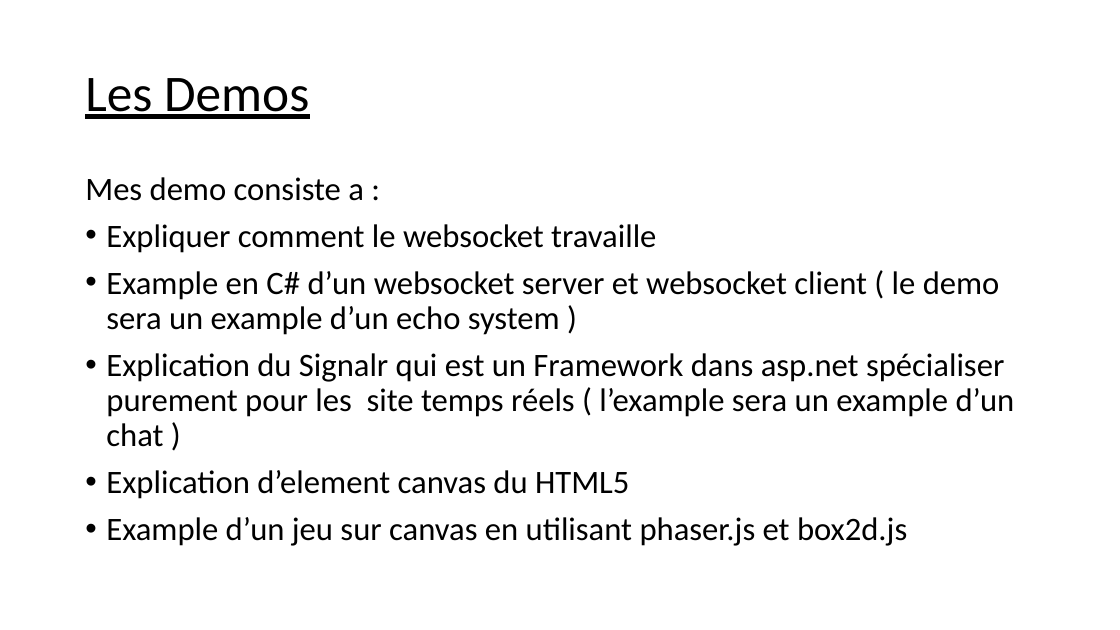
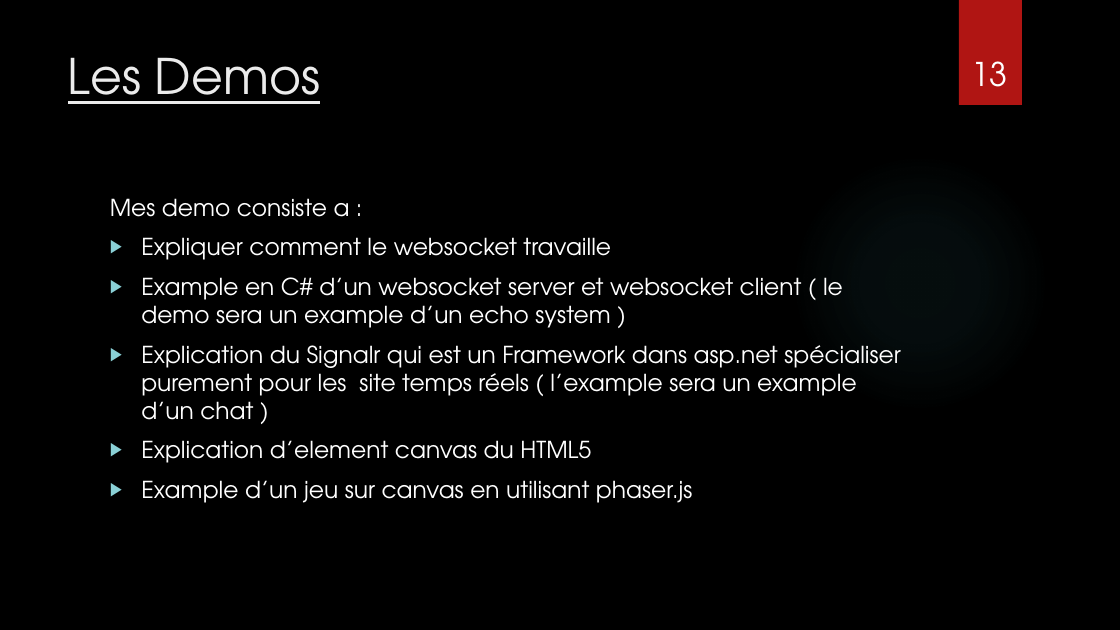
Before and after one commit to balamddine/NewHtml5, a slide deck: slide 13 of Presentation Du HTML5 .pptx. Drawn at 1120x630 pixels with LibreOffice and Linux fonts; fonts in the diff are those of the drawing; background and template pictures are left out. Boxes give left, top, right and bottom in pixels: in the first picture for what was removed or moved away, otherwise in the second. Text is boxed around its words. In the diff, an @@ line names an element or a change of style, - is before the commit and + after.

```diff
--- a/Presentation Du HTML5 .pptx
+++ b/Presentation Du HTML5 .pptx
@@ background #FFFFFF to picture (left out) @@
@@ rectangle added at [959,0,1022,105], fill #B01513 @@
@@ title "Les Demos": place and size @@
-title "Les Demos" at [85,78,309,119]
+title "Les Demos" at [68,57,320,104]
@@ title "Les Demos" at [68,57,320,104]: size 44 to 42 pt, font Calibri to TeX Gyre Adventor, text colour #000000 to #EBEBEB; line spacing 0.9 to 1; vertical alignment middle to top @@
@@ page number added at [971,61,1007,87], 28 pt, text #FFFFFF @@
+13
@@ ellipse added at [791,154,1049,413], fill gradient #50B9C1 @@
@@ text "Mes demo consiste a :": place and size @@
-text "Mes demo consiste a :" at [85,177,1015,546]
+text "Mes demo consiste a :" at [110,198,901,503]
@@ text at [110,198,901,463]: size 28 to 20 pt, font Calibri to TeX Gyre Adventor, text colour #000000 to #FFFFFF in "Mes demo consiste a :", "Expliquer comment le websocket travaille", "Example en C# d’un websocket server et ...", "Explication du Signalr qui est un Framework ..." and 1 more places; line spacing 0.9 to 1; bullet • to ▶ @@
@@ text at [141,480,692,503]: text changed; size 28 to 20 pt; font Calibri to TeX Gyre Adventor; text colour #000000 to #FFFFFF @@
-• Example d’un jeu sur canvas en utilisant phaser.js et box2d.js
+▶ Example d’un jeu sur canvas en utilisant phaser.js
```
Also in this commit, not shown: 13 other slides changed, 2 other files.
